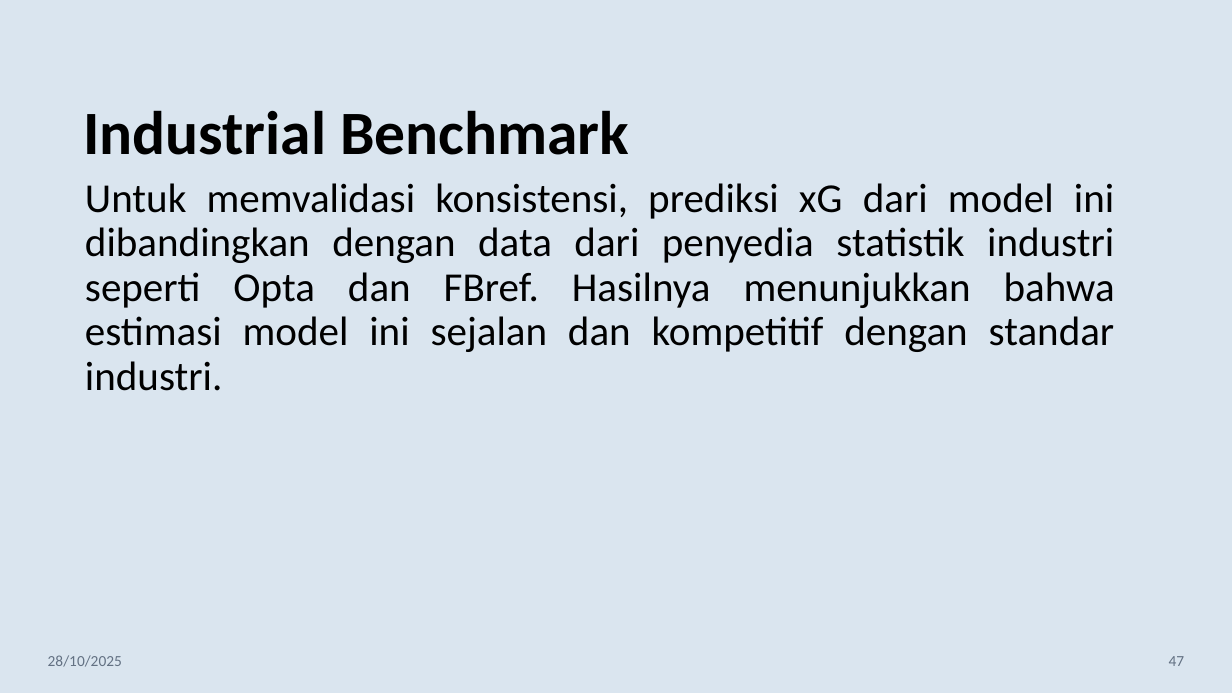
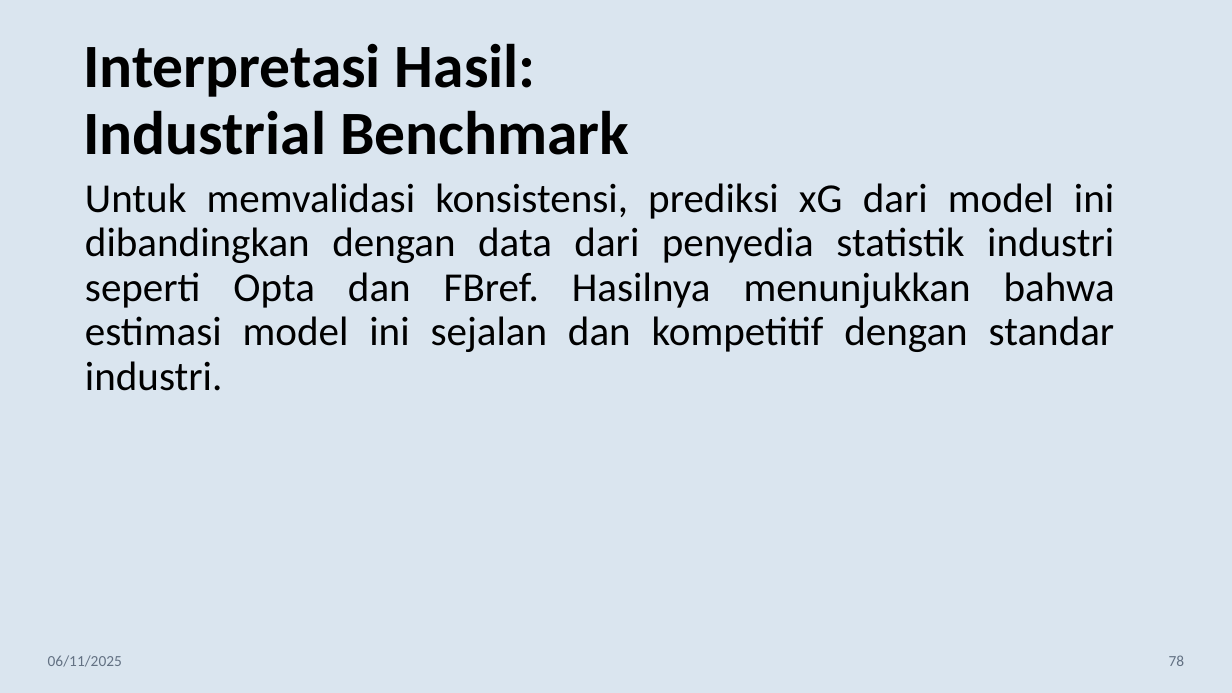
Before and after one commit to fadhilra101/skripsi, a slide deck: slide 78 of ppt/PPT SEMHAS Fadhil Raihan Akbar 11210930000101.pptx (slide 47 before the commit). Drawn at 1232x693 pixels with LibreOffice and Linux fonts; fonts in the diff are those of the drawing. Boxes give left, top, right and bottom in pixels: in the first picture for what was removed or moved away, otherwise in the second. Text is boxed around its words. In the diff, an @@ line names an element or a change of style, - is before the commit and + after.

```diff
--- a/ppt/PPT SEMHAS Fadhil Raihan Akbar 11210930000101.pptx
+++ b/ppt/PPT SEMHAS Fadhil Raihan Akbar 11210930000101.pptx
@@ title at [83,43,629,155]: text changed @@
-Industrial Benchmark
+Interpretasi Hasil:
+Industrial Benchmark
@@ text at [48,655,122,667]: text changed @@
-28/10/2025
+06/11/2025
@@ page number at [1169,655,1185,666]: text changed @@
-47
+78
```
Also in this commit, not shown: 28 other slides changed, 33 slides added, 2 slides removed, 3 other files.
